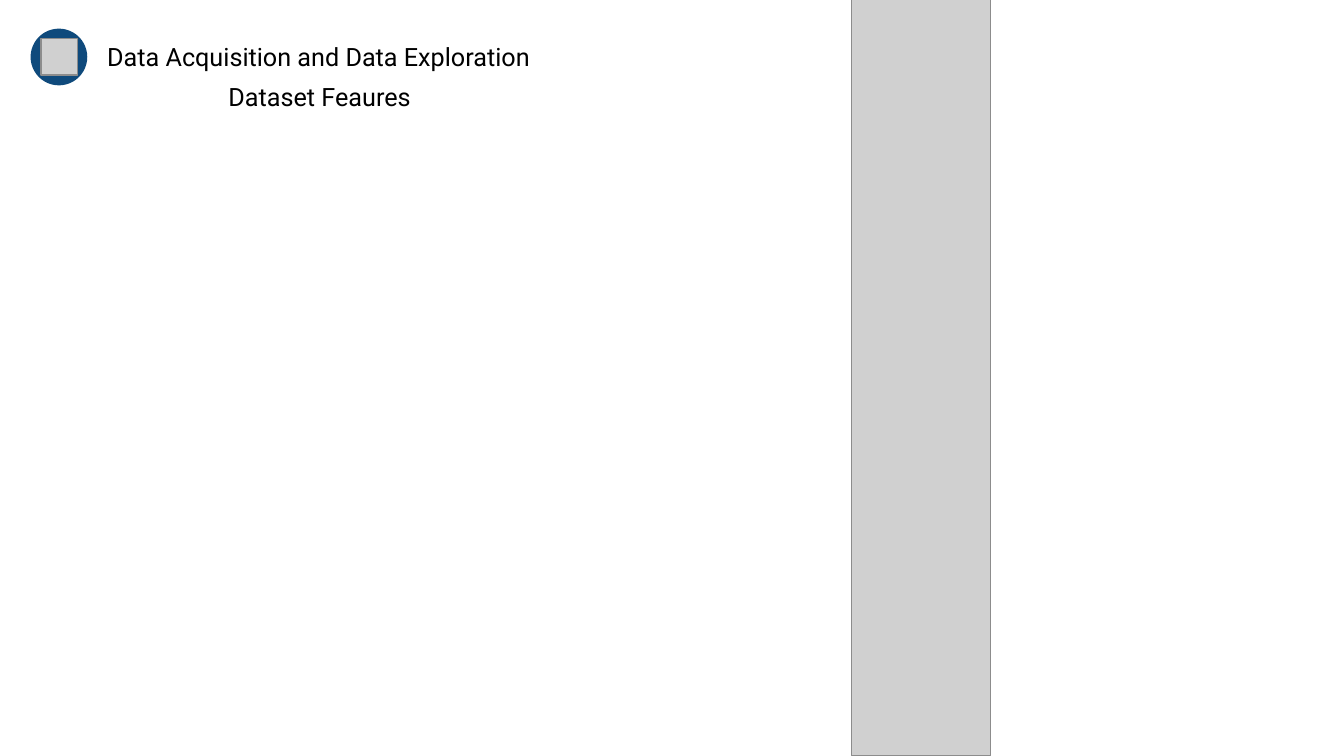
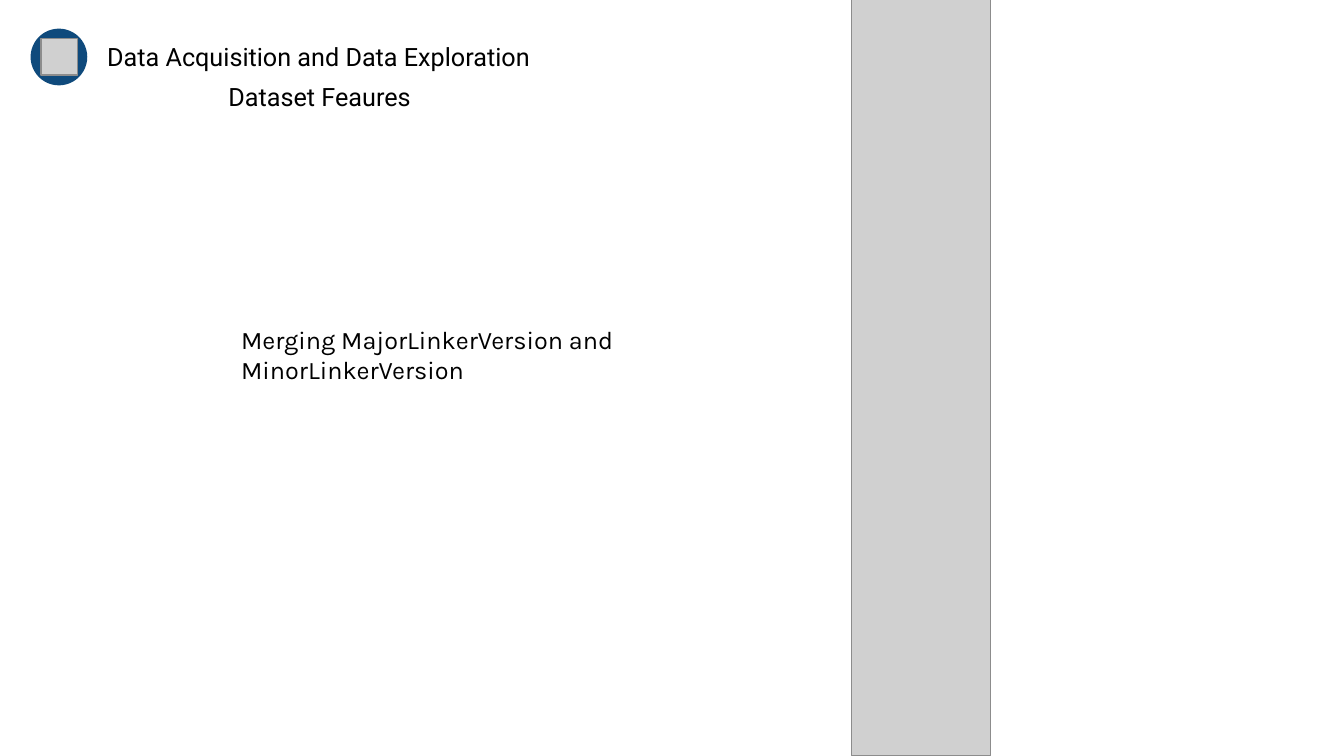
Before and after one commit to LombardiGiacomo/AI_Project_24-25, a slide deck: slide 18 of Slides.pptx. Drawn at 1344x756 pixels with LibreOffice and Linux fonts; fonts in the diff are those of the drawing; grey boxes stand for pictures. Boxes give left, top, right and bottom in pixels: in the first picture for what was removed or moved away, otherwise in the second. Text is boxed around its words. In the diff, an @@ line names an element or a change of style, - is before the commit and + after.

```diff
--- a/Slides.pptx
+++ b/Slides.pptx
@@ text added at [241,331,613,380], 18 pt, text #000000 @@
+Merging MajorLinkerVersion and MinorLinkerVersion
```
Also in this commit, not shown: 14 other slides changed, 6 slides added, 2 slides removed.
